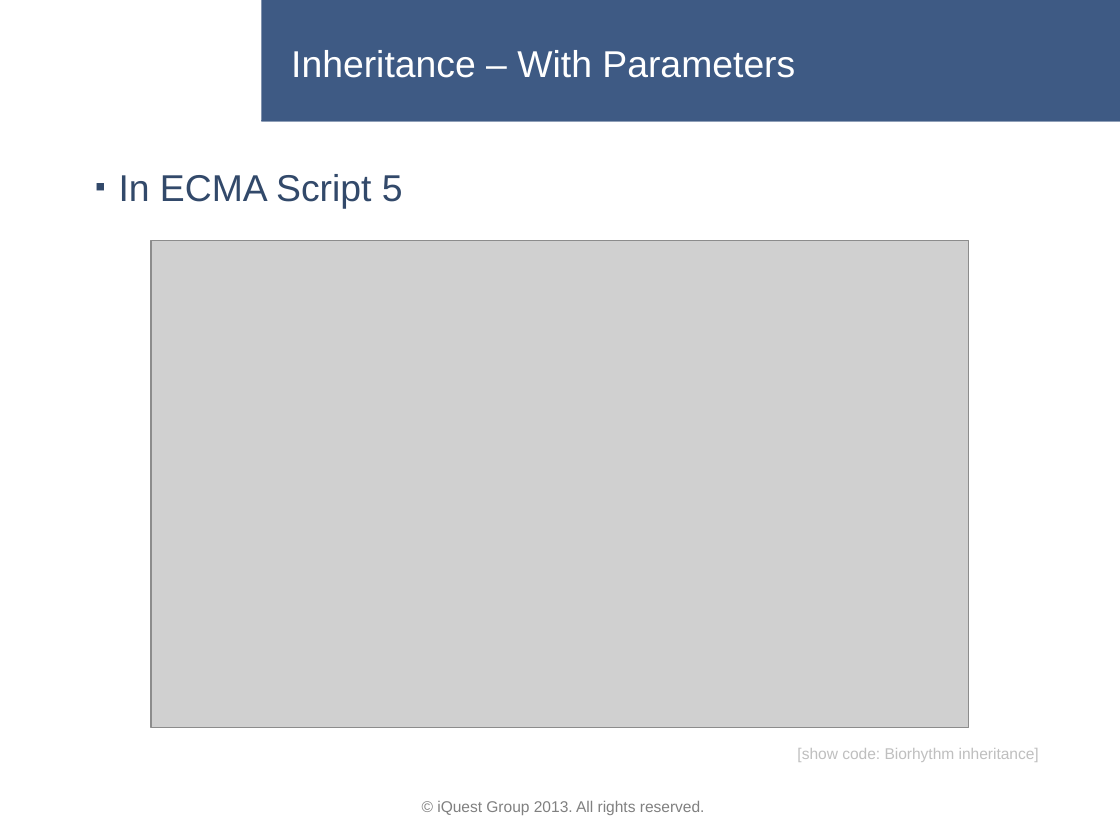
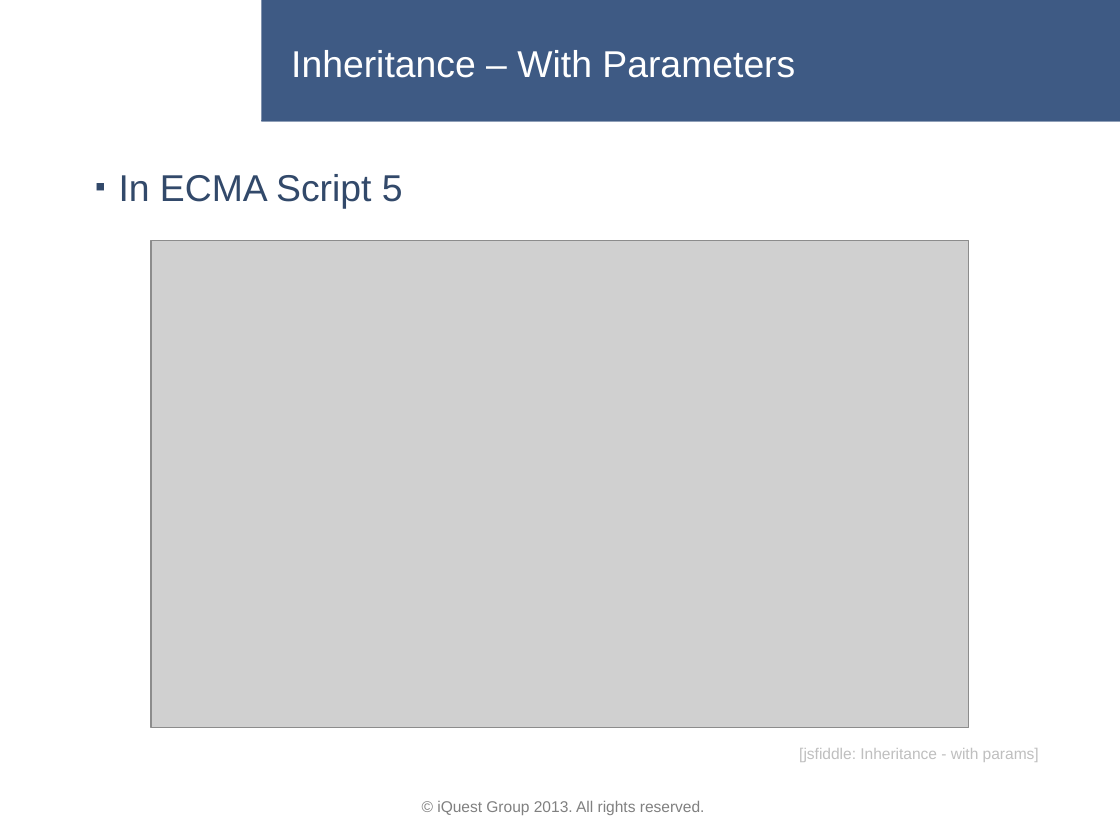
Before and after one commit to lastunicorn/BioCalcJs, a slide deck: slide 23 of doc/BioCalc Presentation.pptx. Drawn at 1120x840 pixels with LibreOffice and Linux fonts; fonts in the diff are those of the drawing; grey boxes stand for pictures; background and template pictures are left out. Boxes give left, top, right and bottom in pixels: in the first picture for what was removed or moved away, otherwise in the second. Text is boxed around its words. In the diff, an @@ line names an element or a change of style, - is before the commit and + after.

```diff
--- a/doc/BioCalc Presentation.pptx
+++ b/doc/BioCalc Presentation.pptx
@@ text at (799, 748, 1039, 762): text changed @@
-[show code: Biorhythm inheritance]
+[jsfiddle: Inheritance - with params]
```
Also in this commit, not shown: 3 other slides changed.
